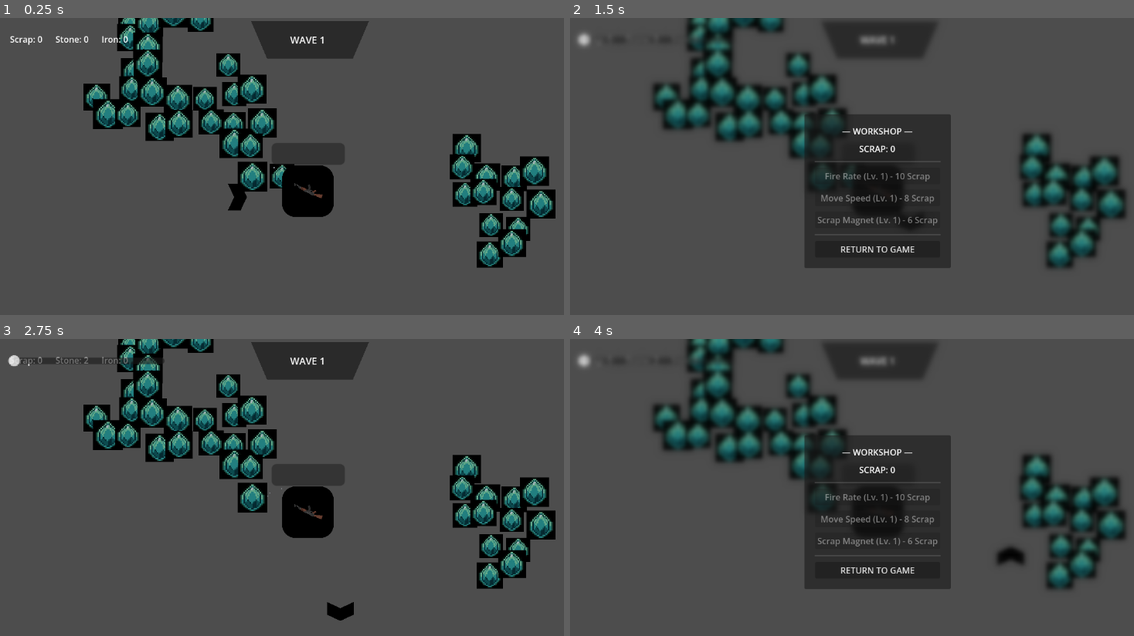
Above: before the commit, frames 1-4 (two rows, left to right).
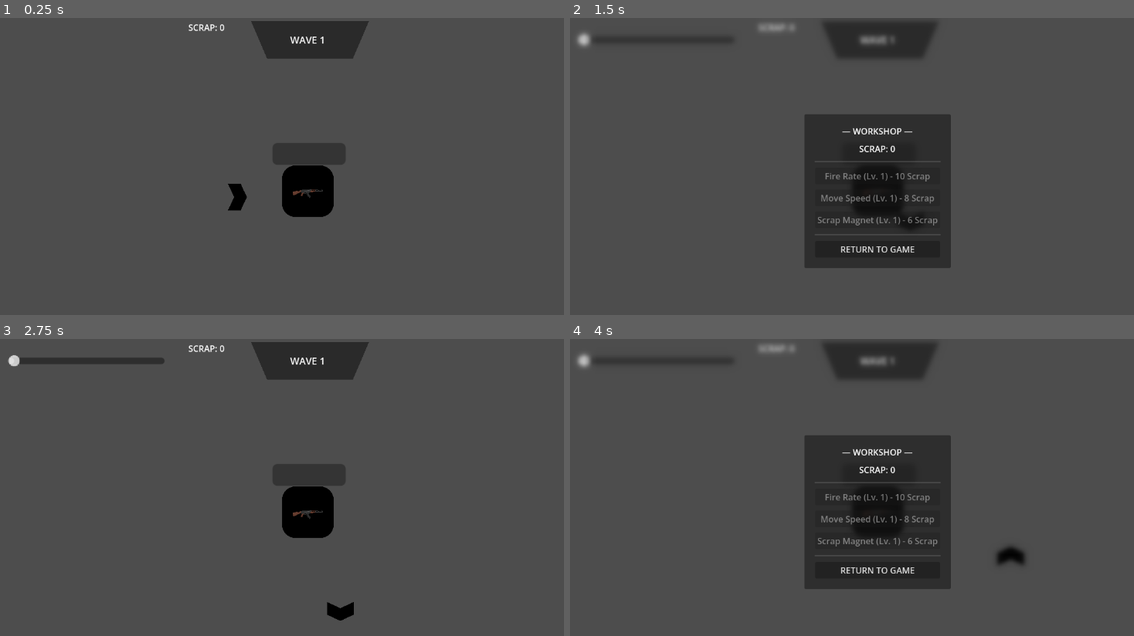
Above: after the commit, the same moments.

Repository: GamerKT4/j-ust-a-nyth-in-g
Game: Godot game, scene res://Scenes/main.tscn
Two runs of this game, one before a commit and one after it. Both use one fixed random seed, a clock stepped at 60 frames per second and the inputs below.
Inputs:
- Up to frame 1 (0.25 s): no input
- Up to frame 2 (1.5 s): tap Enter at 0.5 s; hold D (move_right) 0.53-1.28 s; tap Q (dev_key) at 0.6 s; hold S (move_down) from 1.28 s (still down); tap B at 1.35 s
- Up to frame 3 (2.75 s): release S (move_down) at 2 s; click "RETURN TO GAME" at 2 s
- Up to frame 4 (4 s): tap Space at 2.75 s; hold D (move_right) 2.78-3.53 s; tap Q (dev_key) at 2.85 s; hold W (move_up) from 3.53 s (still down); tap B at 3.6 s

The runs differ from the first frame. In frame 1, 14% of the frame differs, in the area x 1-99%, y 0-85%; in frame 2, 13%; in frame 3, 14%; in frame 4, 13%.

Commit message:
Revert "Worked on a generation system"
This reverts commit 8c430dcfc301043d94c53d0d0b1150f7611307aa.

Diff:
--- a/Scenes/HUD.tscn
+++ /dev/null
@@ -1,28 +0,0 @@
-[gd_scene format=3 uid="uid://cwrvy25ayfm7w"]
-
-[ext_resource type="Script" uid="uid://brmaa6c24neuc" path="res://Scripts/hud.gd" id="1_sd512"]
-
-[node name="HUD" type="Control" unique_id=1659513494]
-layout_mode = 3
-anchors_preset = 0
-script = ExtResource("1_sd512")
-
-[node name="ResourceBar" type="HBoxContainer" parent="." unique_id=1818704560]
-layout_mode = 1
-offset_left = 20.0
-offset_top = 20.0
-offset_right = 60.0
-offset_bottom = 60.0
-theme_override_constants/separation = 24
-
-[node name="ScrapLabel" type="Label" parent="ResourceBar" unique_id=342687648]
-layout_mode = 2
-text = "Scrap: 0"
-
-[node name="StoneLabel" type="Label" parent="ResourceBar" unique_id=1146190979]
-layout_mode = 2
-text = "Stone: 0"
-
-[node name="IronLabel" type="Label" parent="ResourceBar" unique_id=473798112]
-layout_mode = 2
-text = "Iron: 0"
--- a/Scenes/Ore.tscn
+++ /dev/null
@@ -1,17 +0,0 @@
-[gd_scene format=3 uid="uid://d03pxtgfv1fab"]
-
-[ext_resource type="Script" uid="uid://b0o0ya6ddv175" path="res://Scripts/ore.gd" id="1_bb785"]
-[ext_resource type="Texture2D" uid="uid://dqttqf2lj8sq2" path="res://Assets/Environment/gem.webp" id="1_i8ymc"]
-
-[sub_resource type="CircleShape2D" id="CircleShape2D_bb785"]
-radius = 28.0
-
-[node name="Ore" type="StaticBody2D" unique_id=2051256030 groups=["Minable"]]
-script = ExtResource("1_bb785")
-
-[node name="Sprite2D" type="Sprite2D" parent="." unique_id=1056601209]
-scale = Vector2(0.1, 0.1)
-texture = ExtResource("1_i8ymc")
-
-[node name="CollisionShape2D" type="CollisionShape2D" parent="." unique_id=473506172]
-shape = SubResource("CircleShape2D_bb785")
--- a/Scenes/WaveUI.tscn
+++ b/Scenes/WaveUI.tscn
@@ -56,4 +56,16 @@
 theme_override_font_sizes/font_size = 18
 text = "▶▶"
 
+[node name="ScrapLabel" type="Label" parent="." unique_id=1885704914]
+layout_mode = 1
+anchors_preset = 1
+anchor_left = 1.0
+anchor_right = 1.0
+offset_left = -270.0
+offset_top = 6.0
+offset_right = -230.0
+offset_bottom = 29.0
+grow_horizontal = 0
+text = "⚙ 0"
+
 [connection signal="pressed" from="ReadyButton" to="." method="_on_ready_button_pressed"]
--- a/Scenes/WorldGen.tscn
+++ /dev/null
@@ -1,6 +0,0 @@
-[gd_scene format=3 uid="uid://di2dtdymvp0me"]
-
-[ext_resource type="Script" uid="uid://dc03rlakcl8ra" path="res://Scripts/world_gen.gd" id="1_8y22x"]
-
-[node name="WorldGen" type="Node2D" unique_id=453305798]
-script = ExtResource("1_8y22x")
--- a/Scenes/main.tscn
+++ b/Scenes/main.tscn
@@ -6,8 +6,6 @@
 [ext_resource type="PackedScene" uid="uid://dovmo2pl6bfso" path="res://Scenes/main_character.tscn" id="5_kry3j"]
 [ext_resource type="PackedScene" uid="uid://ch3sgoninuuuw" path="res://Scenes/ShopMenu.tscn" id="6_6bp64"]
 [ext_resource type="PackedScene" uid="uid://dw77fvk3qd56m" path="res://Scenes/WaveUI.tscn" id="6_21xkr"]
-[ext_resource type="PackedScene" uid="uid://di2dtdymvp0me" path="res://Scenes/WorldGen.tscn" id="7_6bp64"]
-[ext_resource type="PackedScene" uid="uid://cwrvy25ayfm7w" path="res://Scenes/HUD.tscn" id="8_344ge"]
 
 [sub_resource type="StyleBoxFlat" id="StyleBoxFlat_jjvhh"]
 bg_color = Color(0.101960786, 0.101960786, 0.101960786, 0.48235294)
@@ -56,9 +54,9 @@
 scale = Vector2(1.5, 1.5)
 
 [node name="ProgressBar" type="ProgressBar" parent="World/house" unique_id=200306027]
-offset_left = -45.0
+offset_left = -44.0
 offset_top = -60.0
-offset_right = 46.0
+offset_right = 47.0
 offset_bottom = -33.0
 theme_override_styles/background = SubResource("StyleBoxFlat_jjvhh")
 theme_override_styles/fill = SubResource("StyleBoxFlat_kry3j")
@@ -107,10 +105,5 @@
 scale = Vector2(0.2, 0.2)
 
 [node name="ShopMenu" parent="." unique_id=1720833697 instance=ExtResource("6_6bp64")]
-visible = false
-
-[node name="WorldGen" parent="." unique_id=453305798 instance=ExtResource("7_6bp64")]
-
-[node name="HUD" parent="." unique_id=1659513494 instance=ExtResource("8_344ge")]
 
 [connection signal="game_over_triggered" from="World/house" to="." method="_on_house_game_over_triggered"]
--- a/Scenes/pickup.tscn
+++ /dev/null
@@ -1,18 +0,0 @@
-[gd_scene format=3 uid="uid://c27mqsmdp5gev"]
-
-[ext_resource type="Script" uid="uid://wbp00tnnciyn" path="res://Scripts/pickup.gd" id="1_v7u4w"]
-
-[sub_resource type="CanvasTexture" id="CanvasTexture_1xvyt"]
-
-[sub_resource type="CircleShape2D" id="CircleShape2D_8a3gs"]
-radius = 8.0
-
-[node name="Pickup" type="Area2D" unique_id=1508890917]
-script = ExtResource("1_v7u4w")
-
-[node name="Sprite2D" type="Sprite2D" parent="." unique_id=1007685487]
-scale = Vector2(1.5, 1.5)
-texture = SubResource("CanvasTexture_1xvyt")
-
-[node name="CollisionShape2D" type="CollisionShape2D" parent="." unique_id=702605022]
-shape = SubResource("CircleShape2D_8a3gs")
--- a/Scripts/gun.gd
+++ b/Scripts/gun.gd
@@ -26,45 +26,30 @@
 func _on_body_entered_in_range(_body: Node2D) -> void:
 	call_deferred("try_to_shoot")
 
-func sort_by_distance(a: Node2D, b: Node2D) -> bool:
+func sort_by_distance(a, b):
 	var dist_a = a.global_position.distance_squared_to(global_position)
 	var dist_b = b.global_position.distance_squared_to(global_position)
 	return dist_a < dist_b
 
-func try_to_shoot() -> void:
+func try_to_shoot():
 	if not gun_is_cool:
 		return
 
 	enemies_in_range = attack_range.get_overlapping_bodies()
+
 	if enemies_in_range.is_empty():
 		return
 
 	enemies_in_range.sort_custom(sort_by_distance)
 
-	# Priority 1: Check for real enemies first
-	for target in enemies_in_range:
-		if is_instance_valid(target) and not target.is_in_group("Minable") and not target.is_in_group("Player"):
-			look_at(target.global_position)
+	var closest_enemy = enemies_in_range[0]
 
-			var scrap_drop = SCRAP_SCENE.instantiate()
-			scrap_drop.global_position = target.global_position
-			get_tree().current_scene.add_child(scrap_drop)
+	var scrap_drop = SCRAP_SCENE.instantiate()
+	scrap_drop.global_position = closest_enemy.global_position
+	get_tree().current_scene.add_child(scrap_drop)
 
-			target.queue_free()
-			print("Enemy killed!")
+	closest_enemy.queue_free()
+	print("Enemy killed!")
 
-			cooldown.start()
-			gun_is_cool = false
-			return
-
-	# Priority 2: If no enemies were found, mine the nearest rock
-	for target in enemies_in_range:
-		if is_instance_valid(target) and target.is_in_group("Minable"):
-			look_at(target.global_position)
-
-			if target.has_method("take_damage"):
-				target.take_damage(1)
-
-			cooldown.start()
-			gun_is_cool = false
-			return
+	cooldown.start()
+	gun_is_cool = false
--- a/Scripts/hud.gd
+++ /dev/null
@@ -1,33 +0,0 @@
-extends Control
-
-@onready var labels: Dictionary = {
-	"scrap": $ResourceBar/ScrapLabel,
-	"stone": $ResourceBar/StoneLabel,
-	"iron":  $ResourceBar/IronLabel
-}
-
-func _ready() -> void:
-	# Center the pivot so the pulse scales outward evenly from the center
-	for lbl: Label in labels.values():
-		lbl.pivot_offset = lbl.size * 0.5
-
-	if Variables.has_signal("resource_updated"):
-		Variables.resource_updated.connect(_on_resource_updated)
-
-	# Initialize all values without triggering animations on boot
-	for type in labels.keys():
-		labels[type].text = "%s: %d" % [type.capitalize(), Variables.inventory.get(type, 0)]
-
-func _on_resource_updated(type: String, new_amount: int) -> void:
-	if not labels.has(type):
-		return
-
-	var lbl: Label = labels[type]
-	lbl.text = "%s: %d" % [type.capitalize(), new_amount]
-	_pop_label(lbl)
-
-func _pop_label(lbl: Label) -> void:
-	# Kill any existing tween on this label so rapid pickups don't desync
-	var t = create_tween()
-	lbl.scale = Vector2(1.22, 1.22)
-	t.tween_property(lbl, "scale", Vector2.ONE, 0.14).set_trans(Tween.TRANS_BACK).set_ease(Tween.EASE_OUT)
--- a/Scripts/ore.gd
+++ /dev/null
@@ -1,64 +0,0 @@
-extends StaticBody2D
-
-const PICKUP_SCENE = preload("res://Scenes/Pickup.tscn")
-
-@export_enum("stone", "iron") var ore_type: String = "stone"
-@export var max_hp: int = 3
-@export var base_color: Color = Color(0.65, 0.67, 0.72)
-
-@onready var sprite: Sprite2D = $Sprite2D
-@onready var collision: CollisionShape2D = $CollisionShape2D
-
-var current_hp: int = 3
-var base_scale: Vector2
-var hit_tween: Tween
-
-func _ready() -> void:
-	add_to_group("Minable")
-	current_hp = max_hp
-	base_scale = scale
-	sprite.modulate = base_color
-
-func take_damage(amount: int = 1) -> void:
-	if current_hp <= 0:
-		return
-
-	current_hp -= amount
-	_play_hit_feedback()
-	_spawn_drops(1)
-
-	if current_hp <= 0:
-		_shatter()
-
-func _play_hit_feedback() -> void:
-	if hit_tween and hit_tween.is_valid():
-		hit_tween.kill()
-
-	sprite.modulate = Color(2.0, 2.0, 2.0, 1.0) # Bright flash
-	scale = Vector2(base_scale.x * 1.18, base_scale.y * 0.82) # Punchy squash
-
-	hit_tween = create_tween().set_parallel(true)
-	hit_tween.tween_property(sprite, "modulate", base_color, 0.14)
-	hit_tween.tween_property(self, "scale", base_scale, 0.14).set_trans(Tween.TRANS_ELASTIC).set_ease(Tween.EASE_OUT)
-
-func _shatter() -> void:
-	collision.set_deferred("disabled", true)
-	_spawn_drops(2)
-
-	if hit_tween and hit_tween.is_valid():
-		hit_tween.kill()
-
-	var death_tween = create_tween().set_parallel(true)
-	death_tween.tween_property(self, "scale", Vector2.ZERO, 0.12).set_trans(Tween.TRANS_BACK).set_ease(Tween.EASE_IN)
-	death_tween.tween_property(sprite, "modulate:a", 0.0, 0.12)
-	death_tween.finished.connect(queue_free)
-
-func _spawn_drops(count: int) -> void:
-	var scene = get_tree().current_scene
-	for i in count:
-		var drop = PICKUP_SCENE.instantiate()
-		drop.resource_type = ore_type
-		# Small scatter offset so multiple chunks never spawn directly on top of each other
-		var offset = Vector2(randf_range(-6.0, 6.0), randf_range(-6.0, 6.0))
-		drop.global_position = global_position + offset
-		scene.call_deferred("add_child", drop)
--- a/Scripts/pickup.gd
+++ /dev/null
@@ -1,65 +0,0 @@
-extends Area2D
-
-@export_enum("scrap", "stone", "iron") var resource_type: String = "stone"
-@export var value: int = 1
-@export var max_speed: float = 480.0
-@export var pickup_radius: float = 16.0
-
-@onready var sprite: Sprite2D = $Sprite2D
-
-const PALETTE: Dictionary = {
-	"scrap": Color(1.0, 0.84, 0.22), # Gold amber
-	"stone": Color(0.72, 0.75, 0.80), # Cool slate
-	"iron":  Color(0.92, 0.44, 0.20)  # Rust copper
-}
-
-var player: CharacterBody2D = null
-var velocity: Vector2 = Vector2.ZERO
-var is_collected: bool = false
-var can_magnet: bool = false
-
-func _ready() -> void:
-	player = get_tree().get_first_node_in_group("Player")
-	sprite.modulate = PALETTE.get(resource_type, Color.WHITE)
-	_pop_scatter()
-
-func _pop_scatter() -> void:
-	# Pop in an arc outward, then allow magnet attraction
-	var pop_dir = Vector2.RIGHT.rotated(randf_range(0.0, TAU))
-	var target_pos = global_position + (pop_dir * randf_range(16.0, 28.0))
-
-	var t = create_tween().set_parallel(true)
-	t.tween_property(self, "global_position", target_pos, 0.24).set_trans(Tween.TRANS_QUAD).set_ease(Tween.EASE_OUT)
-	t.tween_property(self, "scale", scale * 1.15, 0.12).set_trans(Tween.TRANS_CUBIC).set_ease(Tween.EASE_OUT)
-	t.chain().tween_property(self, "scale", scale, 0.12)
-	t.finished.connect(func(): can_magnet = true)
-
-func _physics_process(delta: float) -> void:
-	if is_collected or not can_magnet or not is_instance_valid(player):
-		return
-
-	var dist_sq = global_position.distance_squared_to(player.global_position)
-	var magnet_range_sq = Variables.player_magnet_range * Variables.player_magnet_range
-	var pickup_rad_sq = pickup_radius * pickup_radius
-
-	if dist_sq <= magnet_range_sq:
-		var dir = (player.global_position - global_position).normalized()
-
-		# Smooth acceleration toward player
-		velocity = velocity.move_toward(dir * max_speed, 1400.0 * delta)
-		global_position += velocity * delta
-
-		if dist_sq <= pickup_rad_sq:
-			_collect()
-
-func _collect() -> void:
-	is_collected = true
-	set_deferred("monitoring", false)
-	set_deferred("monitorable", false)
-
-	Variables.add_resource(resource_type, value)
-
-	# Suction pop-shrink into player
-	var t = create_tween()
-	t.tween_property(self, "scale", Vector2.ZERO, 0.09).set_trans(Tween.TRANS_BACK).set_ease(Tween.EASE_IN)
-	t.tween_callback(queue_free)
--- a/Scripts/scrap_item.gd
+++ b/Scripts/scrap_item.gd
@@ -1,54 +1,27 @@
 extends Area2D
 
 @export var value: int = 1
-@export var magnet_speed: float = 360.0
+@export var magnet_speed: float = 280.0
 @export var pickup_distance: float = 16.0
 
-@onready var visual: ColorRect = $ColorRect
-
 var player: CharacterBody2D = null
-var is_collected: bool = false
-var velocity: Vector2 = Vector2.ZERO
 
 func _ready() -> void:
+	# Looks for the player node in the "Player" group
 	player = get_tree().get_first_node_in_group("Player")
-	_spawn_bounce()
-
-func _spawn_bounce() -> void:
-	var pop_target = global_position + Vector2.RIGHT.rotated(randf_range(0.0, TAU)) * randf_range(10.0, 20.0)
-	var t = create_tween()
-	t.tween_property(self, "global_position", pop_target, 0.18).set_trans(Tween.TRANS_QUAD).set_ease(Tween.EASE_OUT)
 
 func _physics_process(delta: float) -> void:
-	if is_collected or not is_instance_valid(player):
+	if not is_instance_valid(player):
 		return
 
-	var dist_sq: float = global_position.distance_squared_to(player.global_position)
-	var magnet_range_sq: float = Variables.player_magnet_range * Variables.player_magnet_range
-	var pickup_distance_sq: float = pickup_distance * pickup_distance
+	var dist: float = global_position.distance_to(player.global_position)
 
-	# Accelerate toward player when inside magnet radius
-	if dist_sq < magnet_range_sq:
+	# Fly toward the player when within the upgraded magnet range
+	if dist < Variables.player_magnet_range:
 		var dir: Vector2 = (player.global_position - global_position).normalized()
-		velocity = velocity.move_toward(dir * magnet_speed, 1200.0 * delta)
-		global_position += velocity * delta
+		global_position += dir * magnet_speed * delta
 
-		# Picked up
-		if dist_sq < pickup_distance_sq:
-			_collect()
-
-func _collect() -> void:
-	is_collected = true
-	set_deferred("monitoring", false)
-	set_deferred("monitorable", false)
-
-	# Safe economy update
-	if Variables.has_method("add_resource"):
-		Variables.add_resource("scrap", value)
-	elif Variables.has_method("add_scrap"):
-		Variables.add_scrap(value)
-
-	# Elastic shrink absorption
-	var t = create_tween()
-	t.tween_property(self, "scale", Vector2.ZERO, 0.08).set_trans(Tween.TRANS_BACK).set_ease(Tween.EASE_IN)
-	t.tween_callback(queue_free)
+		# Picked up when touching
+		if dist < pickup_distance:
+			Variables.add_scrap(value)
+			queue_free()
--- a/Scripts/variables.gd
+++ b/Scripts/variables.gd
@@ -1,106 +1,71 @@
 extends Node
 
-# --- SIGNALS ---
-signal resource_updated(type: String, new_amount: int)
+# Economy & Currency
+var scrap: int = 0
 signal scrap_updated(new_amount: int)
+
+# Upgrades & Scaling
+var gun_level: int = 1
+var player_speed_level: int = 1
+var magnet_level: int = 1
 signal upgrades_updated
 
-# --- ECONOMY ---
-var inventory: Dictionary = {
-	"scrap": 0,
-	"stone": 0,
-	"iron": 0
-}
+# Player & House Stats
+var player_speed: float = 250.0
+var player_magnet_range: float = 120.0
+var house_health: float = 500.0
 
-var scrap: int:
-	get: return inventory["scrap"]
-	set(v):
-		inventory["scrap"] = v
-		resource_updated.emit("scrap", v)
-		scrap_updated.emit(v)
-
-var stone: int:
-	get: return inventory["stone"]
-	set(v):
-		inventory["stone"] = v
-		resource_updated.emit("stone", v)
-
-var iron: int:
-	get: return inventory["iron"]
-	set(v):
-		inventory["iron"] = v
-		resource_updated.emit("iron", v)
-
-func add_resource(type: String, amount: int = 1) -> void:
-	if inventory.has(type):
-		inventory[type] += amount
-		resource_updated.emit(type, inventory[type])
-		if type == "scrap":
-			scrap_updated.emit(inventory["scrap"])
-
-func spend_resource(type: String, amount: int) -> bool:
-	if inventory.get(type, 0) >= amount:
-		inventory[type] -= amount
-		resource_updated.emit(type, inventory[type])
-		if type == "scrap":
-			scrap_updated.emit(inventory["scrap"])
-		return true
-	return false
-
-# Legacy helper
-func add_scrap(amount: int = 1) -> void:
-	add_resource("scrap", amount)
-
-# --- PLAYER & BASE STATS ---
-var player_speed_level: int = 1
-var player_speed: float = 250.0
-
-var gun_level: int = 1
+# Gun Stats
 var gun_cooldown: float = 1.0
 
-var magnet_level: int = 1
-var player_magnet_range: float = 120.0
-
-var house_health: float = 500.0
-
-# --- BUG & WAVE SETTINGS ---
+# Bug Settings
 var bug_speed: float = 180.0
 var bug_damage: float = 10.0
 var bug_health: float = 20.0
 
+# Spawning & Waves
 var spawn_delay: float = 1.0
 var spawn_margin: float = 60.0
 var current_wave: int = 1
 var bugs_per_wave: int = 5
 var wave_break_time: float = 5.0
 
-# --- UPGRADES & COST HELPERS ---
-func get_cost(level: int, base: int) -> int:
-	return level * base
+# --- ECONOMY FUNCTIONS ---
+func add_scrap(amount: int) -> void:
+	scrap += amount
+	scrap_updated.emit(scrap)
 
+func spend_scrap(amount: int) -> bool:
+	if scrap >= amount:
+		scrap -= amount
+		scrap_updated.emit(scrap)
+		return true
+	return false
+
+# --- UPGRADE LOGIC ---
 func get_gun_cost() -> int:
-	return get_cost(gun_level, 10)
+	return gun_level * 10
 
 func get_speed_cost() -> int:
-	return get_cost(player_speed_level, 8)
+	return player_speed_level * 8
 
 func get_magnet_cost() -> int:
-	return get_cost(magnet_level, 6)
+	return magnet_level * 6
 
 func upgrade_gun() -> void:
-	if spend_resource("scrap", get_gun_cost()):
+	if spend_scrap(get_gun_cost()):
 		gun_level += 1
-		gun_cooldown = maxf(0.2, 1.0 - ((gun_level - 1) * 0.15))
+		gun_cooldown = max(0.2, 1.0 - ((gun_level - 1) * 0.15))
 		upgrades_updated.emit()
 
 func upgrade_speed() -> void:
-	if spend_resource("scrap", get_speed_cost()):
+	if spend_scrap(get_speed_cost()):
 		player_speed_level += 1
 		player_speed += 25.0
 		upgrades_updated.emit()
 
 func upgrade_magnet() -> void:
-	if spend_resource("scrap", get_magnet_cost()):
+	if spend_scrap(get_magnet_cost()):
 		magnet_level += 1
 		player_magnet_range += 40.0
 		upgrades_updated.emit()
--- a/Scripts/wave_ui.gd
+++ b/Scripts/wave_ui.gd
@@ -6,6 +6,7 @@
 @onready var wave_label: Label = $VBoxContainer/WaveLabel
 @onready var time_label: Label = $VBoxContainer/TimeLabel
 @onready var ready_button: Button = $ReadyButton
+@onready var scrap_label: Label = $ScrapLabel
 
 func _ready() -> void:
 	if ready_button and not ready_button.pressed.is_connected(_on_ready_button_pressed):
@@ -15,22 +16,21 @@
 	hide_ready_button()
 	update_wave_text(Variables.current_wave)
 
+	update_scrap_text(Variables.scrap)
+	Variables.scrap_updated.connect(update_scrap_text)
+
 # --- TEXT UPDATES ---
 func update_wave_text(wave: int) -> void:
-	if not wave_label:
-		return
-
-	wave_label.text = "WAVE %d" % wave
-
-	# Punch pop animation on wave announcement
-	wave_label.pivot_offset = wave_label.size * 0.5
-	var t = create_tween()
-	wave_label.scale = Vector2(1.25, 1.25)
-	t.tween_property(wave_label, "scale", Vector2.ONE, 0.2).set_trans(Tween.TRANS_BACK).set_ease(Tween.EASE_OUT)
+	if wave_label:
+		wave_label.text = "WAVE " + str(wave)
 
 func update_timer_text(time_left: float) -> void:
 	if time_label:
-		time_label.text = "Next wave in: %ds" % int(ceil(time_left))
+		time_label.text = "Next wave in: " + str(int(ceil(time_left))) + "s"
+
+func update_scrap_text(amount: int) -> void:
+	if scrap_label:
+		scrap_label.text = "SCRAP: " + str(amount)
 
 # --- VISIBILITY ---
 func show_timer() -> void:
--- a/Scripts/world_gen.gd
+++ /dev/null
@@ -1,115 +0,0 @@
-extends Node2D
-
-const ORE_SCENE = preload("res://Scenes/Ore.tscn")
-
-@export_group("Seed & Randomness")
-@export var world_seed: int = 0
-@export var randomize_seed_on_start: bool = true
-
-@export_group("World Boundaries & Grid")
-@export var map_radius: int = 35           # Grid extends from -35 to +35
-@export var tile_size: float = 48.0        # Base distance between points
-@export var safe_radius: float = 5.0       # Clear radius around (0, 0)
-@export var position_jitter: float = 12.0  # Breaks rigid grid lines into organic clusters
-
-@export_group("Noise Configuration")
-@export var vein_frequency: float = 0.08
-@export var density_frequency: float = 0.02
-@export_range(0.0, 1.0) var global_density_threshold: float = 0.35 # Clearings vs rock zones
-
-@export_group("Ore Definitions")
-# Sorted descending by threshold in code. Configure anything right inside the Inspector!
-@export var ore_definitions: Array[Dictionary] = [
-	{
-		"type": "iron",
-		"threshold": 0.62,
-		"hp": 5,
-		"color": Color(0.88, 0.45, 0.22),
-		"scale_range": Vector2(0.95, 1.15)
-	},
-	{
-		"type": "stone",
-		"threshold": 0.30,
-		"hp": 3,
-		"color": Color(0.68, 0.70, 0.74),
-		"scale_range": Vector2(0.85, 1.1)
-	}
-]
-
-var vein_noise: FastNoiseLite = FastNoiseLite.new()
-var density_noise: FastNoiseLite = FastNoiseLite.new()
-
-func _ready() -> void:
-	if randomize_seed_on_start and world_seed == 0:
-		randomize()
-		world_seed = randi()
-
-	_setup_noise()
-	_generate_world()
-
-func _setup_noise() -> void:
-	# Vein cluster noise
-	vein_noise.seed = world_seed
-	vein_noise.noise_type = FastNoiseLite.TYPE_SIMPLEX_SMOOTH
-	vein_noise.frequency = vein_frequency
-
-	# Density/clearing mask noise (second layer for organic empty pathways)
-	density_noise.seed = world_seed + 101
-	density_noise.noise_type = FastNoiseLite.TYPE_PERLIN
-	density_noise.frequency = density_frequency
-
-func _generate_world() -> void:
-	var safe_radius_sq: float = safe_radius * safe_radius
-
-	# Sort definitions descending so highest rarity threshold is checked first
-	var sorted_ores = ore_definitions.duplicate()
-	sorted_ores.sort_custom(func(a, b): return a["threshold"] > b["threshold"])
-
-	for x in range(-map_radius, map_radius + 1):
-		for y in range(-map_radius, map_radius + 1):
-			var grid_coord = Vector2(x, y)
-
-			# Fast distance-squared check for center clear zone
-			if grid_coord.length_squared() < safe_radius_sq:
-				continue
-
-			# Check density noise mask to create open fields and corridors
-			var density_val = (density_noise.get_noise_2d(float(x), float(y)) + 1.0) * 0.5
-			if density_val < global_density_threshold:
-				continue
-
-			var n: float = vein_noise.get_noise_2d(float(x), float(y))
-
-			# Match against ore thresholds
-			for ore in sorted_ores:
-				if n >= ore["threshold"]:
-					var jitter = Vector2(
-						randf_range(-position_jitter, position_jitter),
-						randf_range(-position_jitter, position_jitter)
-					)
-					var world_pos = (grid_coord * tile_size) + jitter
-					_spawn_rock(ore, world_pos)
-					break
-
-func _spawn_rock(data: Dictionary, pos: Vector2) -> void:
-	var rock = ORE_SCENE.instantiate()
-	rock.ore_type = data.get("type", "stone")
-	rock.max_hp = data.get("hp", 3)
-	rock.base_color = data.get("color", Color.WHITE)
-	rock.global_position = pos
-
-	# Natural scale variety
-	var scale_range: Vector2 = data.get("scale_range", Vector2.ONE)
-	var random_scale = randf_range(scale_range.x, scale_range.y)
-	rock.scale = Vector2(random_scale, random_scale)
-
-	add_child(rock)
-
-# Call WorldGen.regenerate(new_seed) anytime to re-roll without restarting the scene
-func regenerate(new_seed: int = 0) -> void:
-	for child in get_children():
-		child.queue_free()
-
-	world_seed = new_seed if new_seed != 0 else randi()
-	_setup_noise()
-	_generate_world()
Binary file removed: Assets/Environment/a1374b5fd695448788fd17fb8d2adbc2.webp
Not shown, removed: Assets/Environment/a1374b5fd695448788fd17fb8d2adbc2.webp.import
Binary file removed: Assets/Environment/gem.webp
Not shown, removed: Assets/Environment/gem.webp.import
Not shown, removed: Scripts/hud.gd.uid
Not shown, removed: Scripts/ore.gd.uid
Not shown, removed: Scripts/pickup.gd.uid
Not shown, removed: Scripts/world_gen.gd.uid
